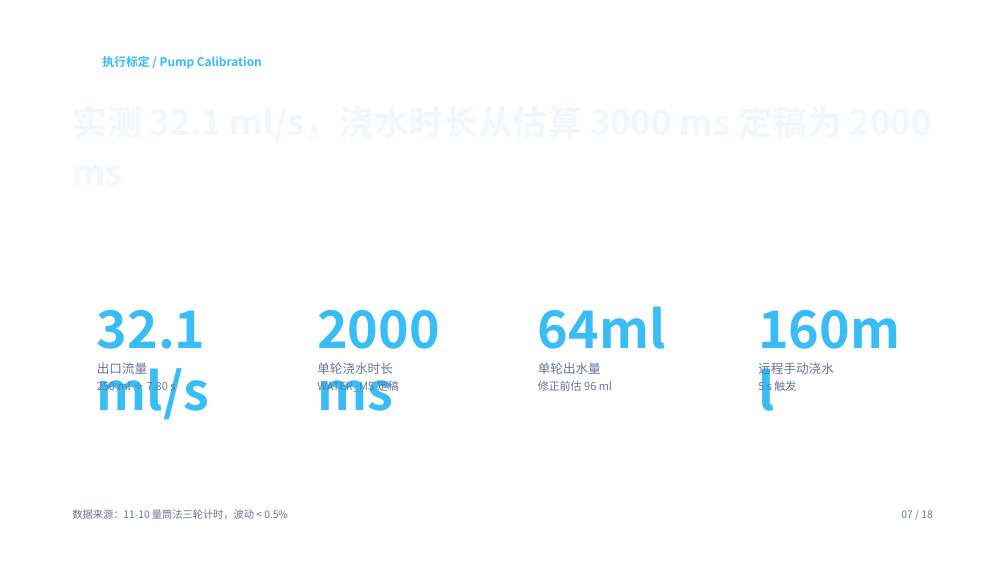
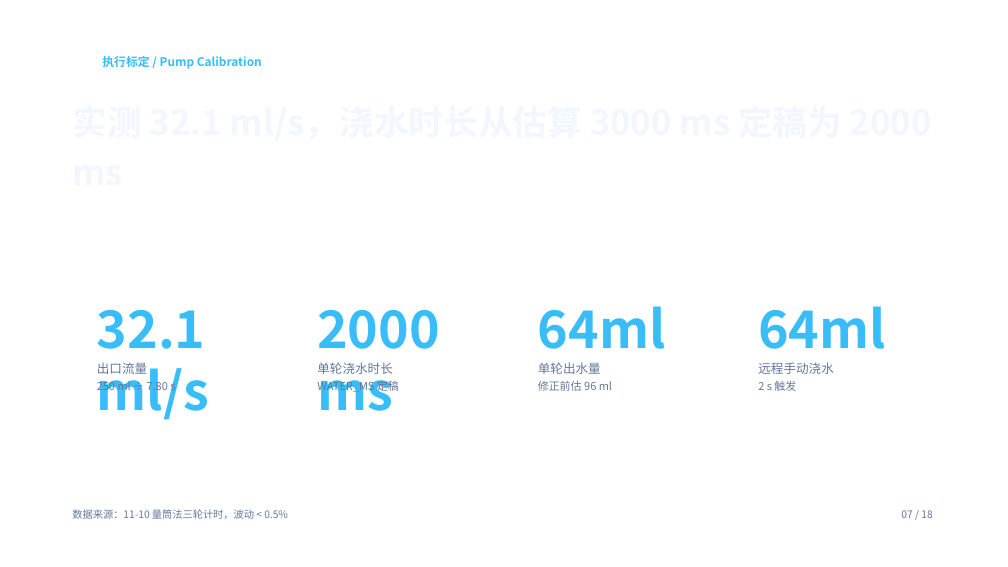
Before and after one commit to huankechong/smart-greenhouse, a slide deck: slide 7 of docs/答辩演示/智能花房养护站_答辩演示.pptx. Drawn at 1008x567 pixels with LibreOffice and Linux fonts; fonts in the diff are those of the drawing; background and template pictures are left out. Boxes give left, top, right and bottom in pixels: in the first picture for what was removed or moved away, otherwise in the second. Text is boxed around its words. In the diff, an @@ line names an element or a change of style, - is before the commit and + after.

```diff
--- a/docs/答辩演示/智能花房养护站_答辩演示.pptx
+++ b/docs/答辩演示/智能花房养护站_答辩演示.pptx
@@ text at (758, 306, 886, 349): text changed @@
-160ml
+64ml
@@ text at (758, 381, 796, 391): text changed @@
-5 s 触发
+2 s 触发
```
Also in this commit, not shown: 4 other slides changed, 3 other files.
